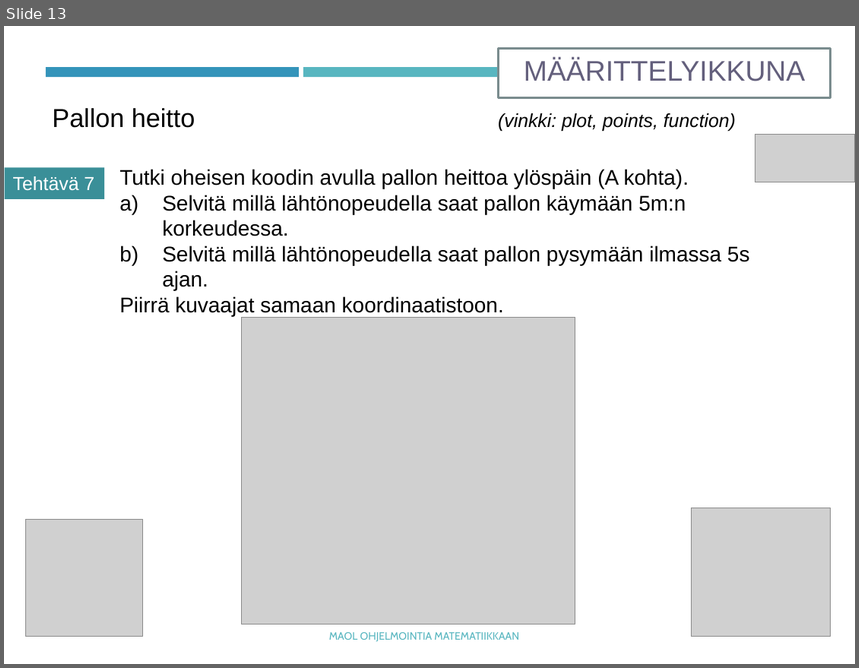
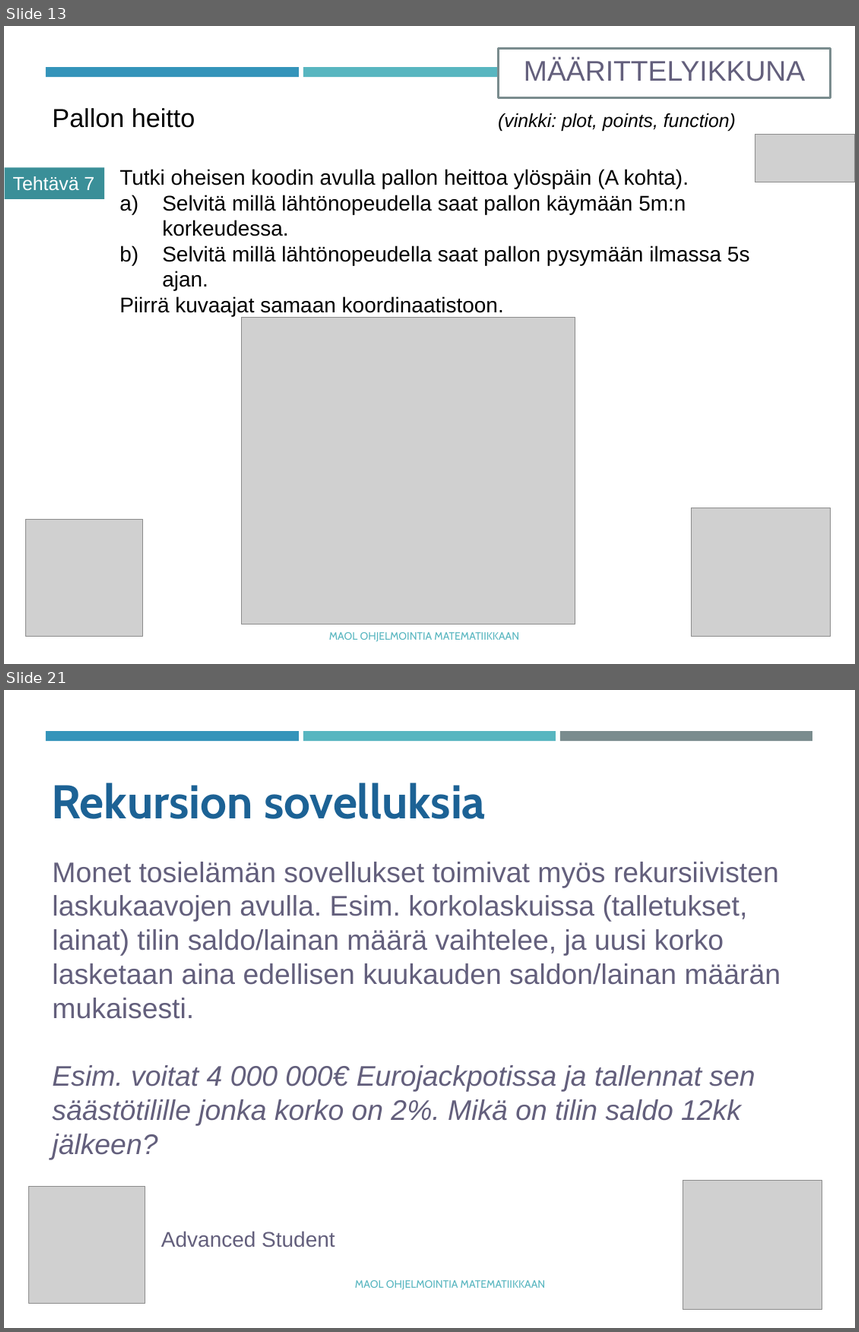
Before and after one commit to tyynetyyne/tyynetyyne.github.io, a slide deck: tehtavat/tiedostot/maol/power_point/Racket-MAOL-9-funktiot.pptx. Shown one above the other, each under a label of ours: slide 13 before the commit, slides 13 and 21 after it; the slides between them are not shown. The pictures are 859x668 and 859x1332 pixels, drawn with LibreOffice and Linux fonts; fonts in the diff are those of the drawing; grey boxes stand for pictures. Boxes give left, top, right and bottom in pixels: in the first picture for what was removed or moved away, otherwise in the second. Text is boxed around its words. In the diff, an @@ line names an element or a change of style, - is before the commit and + after.

```diff
--- a/tehtavat/tiedostot/maol/power_point/Racket-MAOL-9-funktiot.pptx
+++ b/tehtavat/tiedostot/maol/power_point/Racket-MAOL-9-funktiot.pptx
@@ slide 21 added at (4,690,855,1328), background #FFFFFF; not listed: 2 template elements that a slide beside it also shows @@
@@ rectangle added at (560,731,813,741), fill #7A8C8E @@
@@ text added at (51,783,486,819), 40 pt, text #1D6294, bold @@
+Rekursion sovelluksia
@@ text added at (52,862,781,1160), 24 pt, text #635F7C @@
+Monet tosielämän sovellukset toimivat myös rekursiivisten laskukaavojen avulla. Esim. korkolaskuissa (talletukset, lainat) tilin saldo/lainan määrä vaihtelee, ja uusi korko lasketaan aina edellisen kuukauden saldon/lainan määrän mukaisesti.
+Esim. voitat 4 000 000€ Eurojackpotissa ja tallennat sen säästötilille jonka korko on 2%. Mikä on tilin saldo 12kk jälkeen?
@@ picture added at (28,1187,145,1304) @@
@@ picture added at (683,1181,822,1309) @@
@@ text added at (161,1231,335,1248), 18 pt, text #635F7C @@
+Advanced Student
@@ text added at (355,1281,546,1290), 9 pt, text #58B6C0 @@
+MAOL OHJELMOINTIA MATEMATIIKKAAN
```
Also in this commit, not shown: 1 slide changed, 11 other slides added, 5 other files.
